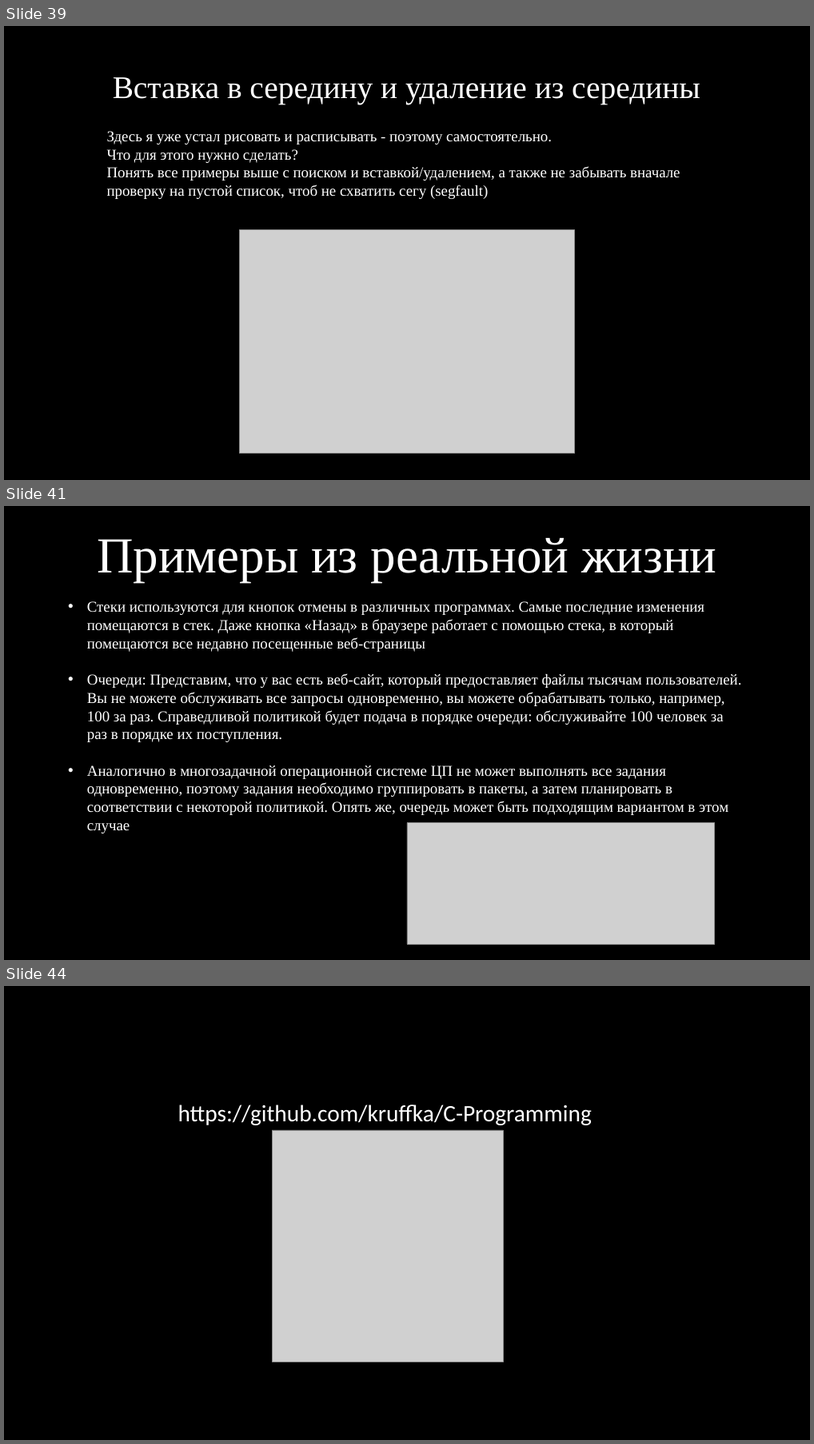
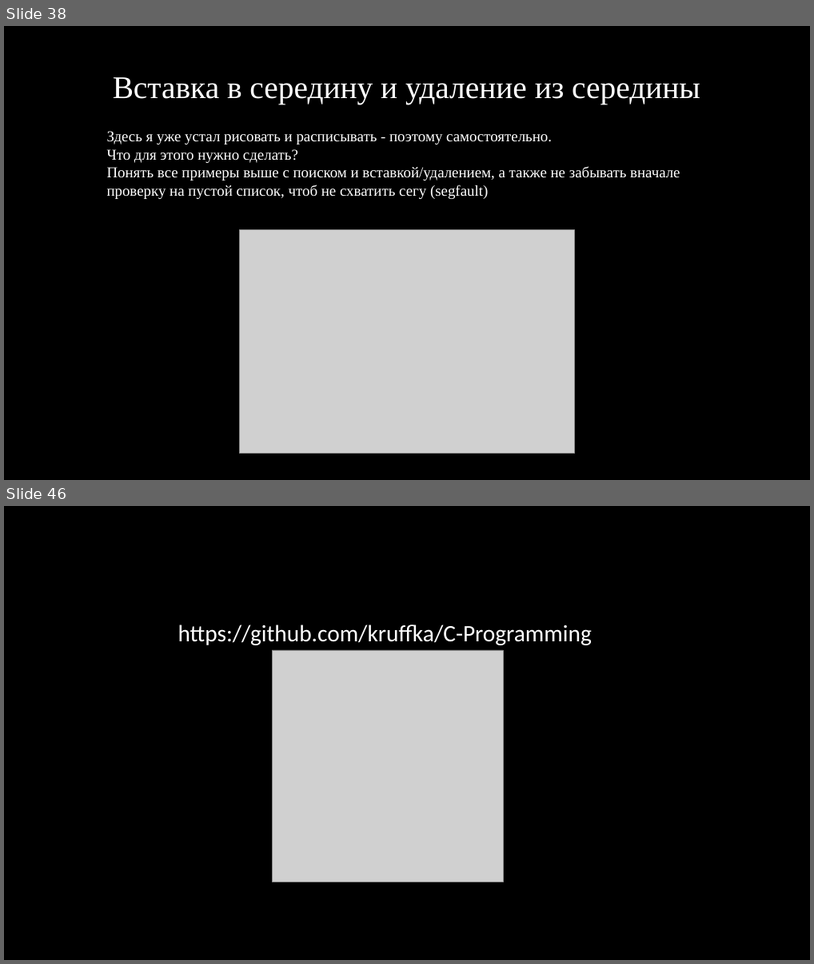
Before and after one commit to kruffka/C-Programming, a slide deck: 14_linked_lists/14_linked_lists.pptx. Shown one above the other, each under a label of ours: slides 39, 41 and 44 before the commit, slides 38 and 46 after it; the slides between them are not shown. The pictures are 814x1444 and 814x964 pixels, drawn with LibreOffice and Linux fonts; fonts in the diff are those of the drawing; grey boxes stand for pictures. Boxes give left, top, right and bottom in pixels: in the first picture for what was removed or moved away, otherwise in the second. Text is boxed around its words. In the diff, an @@ line names an element or a change of style, - is before the commit and + after.

```diff
--- a/14_linked_lists/14_linked_lists.pptx
+++ b/14_linked_lists/14_linked_lists.pptx
@@ slide 41 removed at (x1=4, y1=506, x2=810, y2=960), background #000000 @@
@@ text removed at (x1=97, y1=538, x2=717, y2=582) @@
-Примеры из реальной жизни
@@ text removed at (x1=87, y1=601, x2=742, y2=833) @@
-• Стеки используются для кнопок отмены в различных программах. Самые последние изменения помещаются в стек. Даже кнопка «Назад» в браузере работает с помощью стека, в который помещаются все недавно посещенные веб-страницы
-• Очереди: Представим, что у вас есть веб-сайт, который предоставляет файлы тысячам пользователей. Вы не можете обслуживать все запросы одновременно, вы можете обрабатывать только, например, 100 за раз. Справедливой политикой будет подача в порядке очереди: обслуживайте 100 человек за раз в порядке их поступления.
-• Аналогично в многозадачной операционной системе ЦП не может выполнять все задания одновременно, поэтому задания необходимо группировать в пакеты, а затем планировать в соответствии с некоторой политикой. Опять же, очередь может быть подходящим вариантом в этом случае
@@ picture removed at (x1=407, y1=822, x2=715, y2=944) @@
@@ what was slide 39 is now slide 38 @@
@@ what was slide 44 is now slide 46 @@
```
Also in this commit, not shown: 5 slides changed, 4 slides added, 1 other slide removed, 1 other file.
